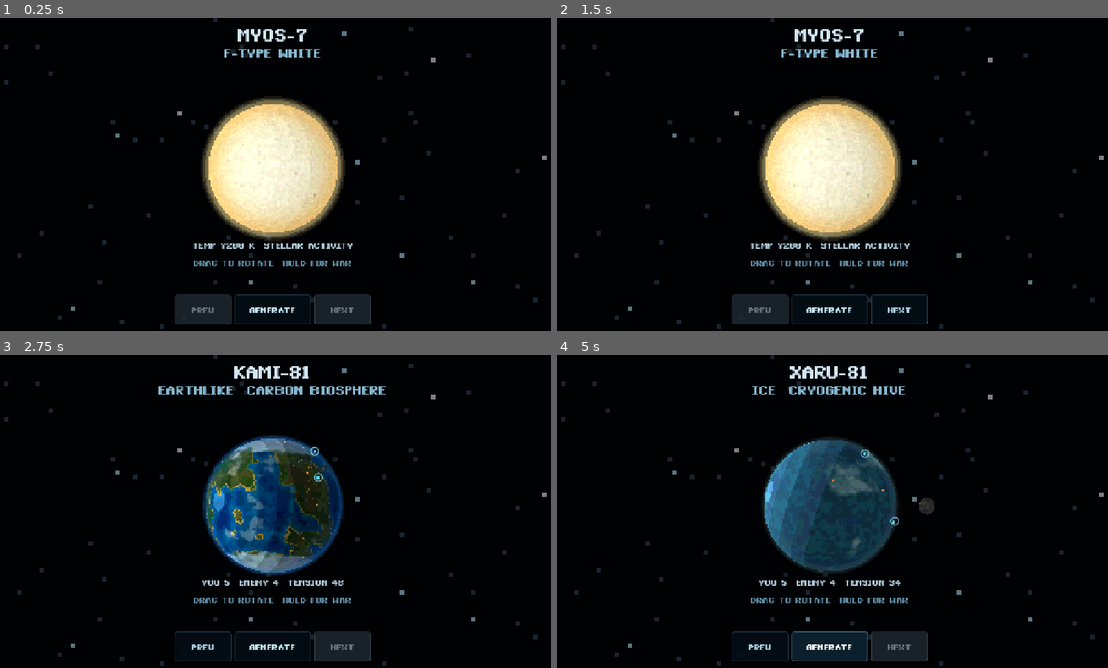
Above: before the commit, frames 1-4 (two rows, left to right).
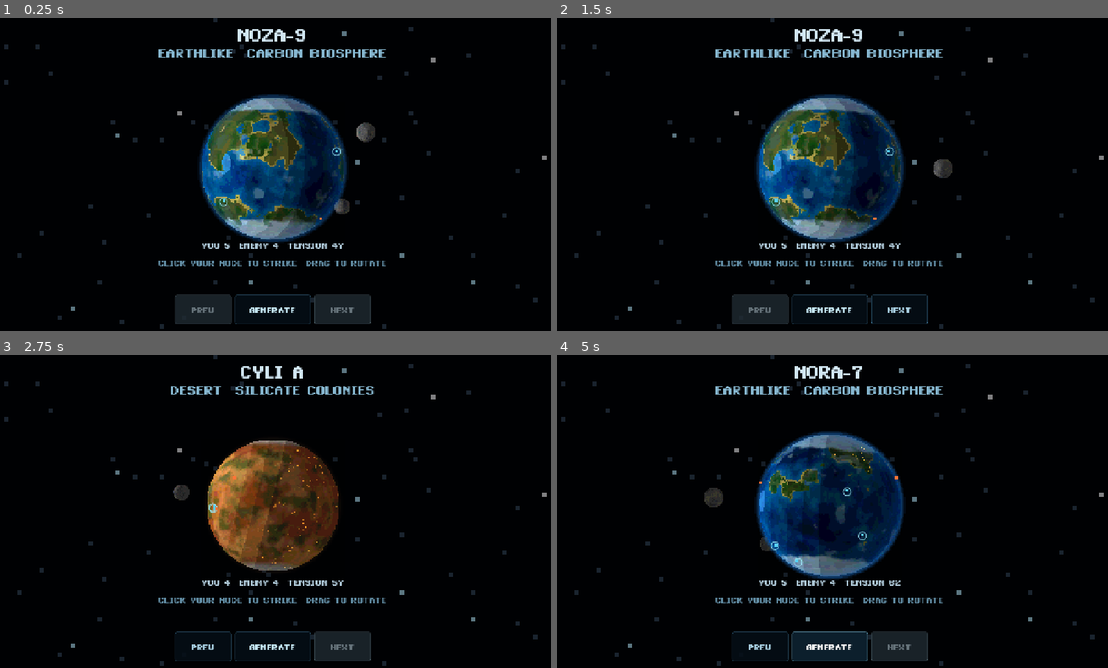
Above: after the commit, the same moments.

Repository: Tekknobot/mobile-planets
Game: Godot game, scene res://Scenes/main.tscn
Two runs of this game, one before a commit and one after it. Both use one fixed random seed, a clock stepped at 60 frames per second and the inputs below.
Inputs:
- Up to frame 1 (0.25 s): no input
- Up to frame 2 (1.5 s): click "GENERATE" at 0.5 s; click "PREV" at 1.25 s
- Up to frame 3 (2.75 s): click "NEXT" at 2 s
- Up to frame 4 (5 s): click "PREV" at 2.75 s; click "NEXT" at 3.5 s; click "GENERATE" at 4.25 s

The runs differ from the first frame. In frame 1, 12% of the frame differs, in the area x 28-71%, y 3-80%; in frame 2, 12%; in frame 3, 10%; in frame 4, 11%.

Commit message:
Refactor.

Diff:
--- a/Scenes/main.tscn
+++ b/Scenes/main.tscn
@@ -5,8 +5,7 @@
 [ext_resource type="Shader" uid="uid://d3dx2hqlhpdo4" path="res://Shaders/world_generator.gdshader" id="3_world"]
 [ext_resource type="Script" uid="uid://baw4i8ml2cpgc" path="res://Scripts/impact_burst.gd" id="4_burst"]
 [ext_resource type="Script" uid="uid://bhn22ldxa41qy" path="res://Scripts/black_hole_effect.gd" id="5_blackhole"]
-[ext_resource type="Script" path="res://Scripts/radial_menu.gd" id="6_radial"]
-[ext_resource type="Script" path="res://Scripts/war_overlay.gd" id="7_war"]
+[ext_resource type="Script" uid="uid://cbfhe5nwf6xge" path="res://Scripts/war_overlay.gd" id="7_war"]
 
 [sub_resource type="ShaderMaterial" id="ShaderMaterial_stars"]
 shader = ExtResource("2_stars")
@@ -227,7 +226,7 @@
 visible = false
 script = ExtResource("5_blackhole")
 
-[node name="WarOverlay" type="Node2D" parent="MeteorLayer"]
+[node name="WarOverlay" type="Node2D" parent="MeteorLayer" unique_id=1691379372]
 script = ExtResource("7_war")
 
 [node name="UI" type="Control" parent="." unique_id=1275494572]
@@ -285,14 +284,9 @@
 anchor_bottom = 0.805
 theme_override_colors/font_color = Color(0.38, 0.55, 0.64, 1)
 theme_override_font_sizes/font_size = 32
-text = "DRAG TO ROTATE  HOLD FOR WAR"
+text = "CLICK YOUR NODE TO STRIKE  DRAG TO ROTATE"
 horizontal_alignment = 1
 vertical_alignment = 1
-
-[node name="RadialMenu" type="Node2D" parent="UI"]
-visible = false
-z_index = 50
-script = ExtResource("6_radial")
 
 [node name="ActionControls" type="HBoxContainer" parent="UI" unique_id=1700246429]
 visible = false
@@ -423,12 +417,12 @@
 theme_override_styles/disabled = SubResource("StyleButtonDisabled")
 text = "NEXT"
 
-[node name="Tools" type="Button" parent="UI/NavControls"]
+[node name="Tools" type="Button" parent="UI/NavControls" unique_id=894703391]
 visible = false
 custom_minimum_size = Vector2(165, 58)
 layout_mode = 2
 theme_override_colors/font_color = Color(0.58, 0.88, 0.72, 1)
-theme_override_colors/font_disabled_color = Color(0.36, 0.44, 0.40, 1)
+theme_override_colors/font_disabled_color = Color(0.36, 0.44, 0.4, 1)
 theme_override_font_sizes/font_size = 32
 theme_override_styles/normal = SubResource("StyleButton")
 theme_override_styles/pressed = SubResource("StyleButtonHover")
@@ -436,7 +430,7 @@
 theme_override_styles/disabled = SubResource("StyleButtonDisabled")
 text = "TOOLS"
 
-[node name="Save" type="Button" parent="UI/NavControls"]
+[node name="Save" type="Button" parent="UI/NavControls" unique_id=1514260332]
 visible = false
 custom_minimum_size = Vector2(120, 58)
 layout_mode = 2
@@ -449,7 +443,7 @@
 theme_override_styles/disabled = SubResource("StyleButtonDisabled")
 text = "SAVE"
 
-[node name="Catalog" type="Button" parent="UI/NavControls"]
+[node name="Catalog" type="Button" parent="UI/NavControls" unique_id=226534415]
 visible = false
 custom_minimum_size = Vector2(145, 58)
 layout_mode = 2
@@ -488,7 +482,7 @@
 theme_override_styles/disabled = SubResource("StyleButtonDisabled")
 text = "ZOOM +"
 
-[node name="ToolsPanel" type="PanelContainer" parent="UI"]
+[node name="ToolsPanel" type="PanelContainer" parent="UI" unique_id=34654238]
 visible = false
 layout_mode = 1
 anchors_preset = -1
@@ -498,31 +492,31 @@
 anchor_bottom = 0.79
 theme_override_styles/panel = SubResource("StylePanel")
 
-[node name="Margin" type="MarginContainer" parent="UI/ToolsPanel"]
+[node name="Margin" type="MarginContainer" parent="UI/ToolsPanel" unique_id=2136707382]
 layout_mode = 2
 theme_override_constants/margin_left = 18
 theme_override_constants/margin_top = 16
 theme_override_constants/margin_right = 18
 theme_override_constants/margin_bottom = 16
 
-[node name="VBox" type="VBoxContainer" parent="UI/ToolsPanel/Margin"]
+[node name="VBox" type="VBoxContainer" parent="UI/ToolsPanel/Margin" unique_id=1846715049]
 layout_mode = 2
 theme_override_constants/separation = 10
 
-[node name="Title" type="Label" parent="UI/ToolsPanel/Margin/VBox"]
+[node name="Title" type="Label" parent="UI/ToolsPanel/Margin/VBox" unique_id=1744642600]
 layout_mode = 2
 theme_override_colors/font_color = Color(0.82, 0.9, 0.95, 1)
 theme_override_font_sizes/font_size = 32
 text = "INTERVENTION"
 horizontal_alignment = 1
 
-[node name="Grid" type="GridContainer" parent="UI/ToolsPanel/Margin/VBox"]
-layout_mode = 2
-columns = 2
+[node name="Grid" type="GridContainer" parent="UI/ToolsPanel/Margin/VBox" unique_id=1143343490]
+layout_mode = 2
 theme_override_constants/h_separation = 8
 theme_override_constants/v_separation = 8
-
-[node name="WaterAdd" type="Button" parent="UI/ToolsPanel/Margin/VBox/Grid"]
+columns = 2
+
+[node name="WaterAdd" type="Button" parent="UI/ToolsPanel/Margin/VBox/Grid" unique_id=525532328]
 custom_minimum_size = Vector2(185, 52)
 layout_mode = 2
 theme_override_font_sizes/font_size = 32
@@ -532,7 +526,7 @@
 theme_override_styles/disabled = SubResource("StyleButtonDisabled")
 text = "WATER +"
 
-[node name="WaterRemove" type="Button" parent="UI/ToolsPanel/Margin/VBox/Grid"]
+[node name="WaterRemove" type="Button" parent="UI/ToolsPanel/Margin/VBox/Grid" unique_id=853853847]
 custom_minimum_size = Vector2(185, 52)
 layout_mode = 2
 theme_override_font_sizes/font_size = 32
@@ -542,7 +536,7 @@
 theme_override_styles/disabled = SubResource("StyleButtonDisabled")
 text = "WATER -"
 
-[node name="AtmosAdd" type="Button" parent="UI/ToolsPanel/Margin/VBox/Grid"]
+[node name="AtmosAdd" type="Button" parent="UI/ToolsPanel/Margin/VBox/Grid" unique_id=9634297]
 custom_minimum_size = Vector2(185, 52)
 layout_mode = 2
 theme_override_font_sizes/font_size = 32
@@ -552,7 +546,7 @@
 theme_override_styles/disabled = SubResource("StyleButtonDisabled")
 text = "ATMOS +"
 
-[node name="AtmosRemove" type="Button" parent="UI/ToolsPanel/Margin/VBox/Grid"]
+[node name="AtmosRemove" type="Button" parent="UI/ToolsPanel/Margin/VBox/Grid" unique_id=997434443]
 custom_minimum_size = Vector2(185, 52)
 layout_mode = 2
 theme_override_font_sizes/font_size = 32
@@ -562,7 +556,7 @@
 theme_override_styles/disabled = SubResource("StyleButtonDisabled")
 text = "ATMOS -"
 
-[node name="SeedLife" type="Button" parent="UI/ToolsPanel/Margin/VBox/Grid"]
+[node name="SeedLife" type="Button" parent="UI/ToolsPanel/Margin/VBox/Grid" unique_id=1346978384]
 custom_minimum_size = Vector2(185, 52)
 layout_mode = 2
 theme_override_font_sizes/font_size = 32
@@ -572,7 +566,7 @@
 theme_override_styles/disabled = SubResource("StyleButtonDisabled")
 text = "SEED LIFE"
 
-[node name="Evolve" type="Button" parent="UI/ToolsPanel/Margin/VBox/Grid"]
+[node name="Evolve" type="Button" parent="UI/ToolsPanel/Margin/VBox/Grid" unique_id=569600875]
 custom_minimum_size = Vector2(185, 52)
 layout_mode = 2
 theme_override_font_sizes/font_size = 32
@@ -582,7 +576,7 @@
 theme_override_styles/disabled = SubResource("StyleButtonDisabled")
 text = "EVOLVE"
 
-[node name="Storm" type="Button" parent="UI/ToolsPanel/Margin/VBox/Grid"]
+[node name="Storm" type="Button" parent="UI/ToolsPanel/Margin/VBox/Grid" unique_id=891935749]
 custom_minimum_size = Vector2(185, 52)
 layout_mode = 2
 theme_override_font_sizes/font_size = 32
@@ -592,7 +586,7 @@
 theme_override_styles/disabled = SubResource("StyleButtonDisabled")
 text = "STORM"
 
-[node name="TimeAdvance" type="Button" parent="UI/ToolsPanel/Margin/VBox/Grid"]
+[node name="TimeAdvance" type="Button" parent="UI/ToolsPanel/Margin/VBox/Grid" unique_id=32429984]
 custom_minimum_size = Vector2(185, 52)
 layout_mode = 2
 theme_override_font_sizes/font_size = 32
@@ -602,7 +596,7 @@
 theme_override_styles/disabled = SubResource("StyleButtonDisabled")
 text = "TIME +"
 
-[node name="Flare" type="Button" parent="UI/ToolsPanel/Margin/VBox/Grid"]
+[node name="Flare" type="Button" parent="UI/ToolsPanel/Margin/VBox/Grid" unique_id=736734645]
 custom_minimum_size = Vector2(185, 52)
 layout_mode = 2
 theme_override_font_sizes/font_size = 32
@@ -612,12 +606,12 @@
 theme_override_styles/disabled = SubResource("StyleButtonDisabled")
 text = "FLARE"
 
-[node name="Spacer" type="Control" parent="UI/ToolsPanel/Margin/VBox/Grid"]
-custom_minimum_size = Vector2(185, 52)
-layout_mode = 2
-mouse_filter = 2
-
-[node name="CloseTools" type="Button" parent="UI/ToolsPanel/Margin/VBox"]
+[node name="Spacer" type="Control" parent="UI/ToolsPanel/Margin/VBox/Grid" unique_id=2118056726]
+custom_minimum_size = Vector2(185, 52)
+layout_mode = 2
+mouse_filter = 2
+
+[node name="CloseTools" type="Button" parent="UI/ToolsPanel/Margin/VBox" unique_id=2042797519]
 custom_minimum_size = Vector2(0, 52)
 layout_mode = 2
 theme_override_font_sizes/font_size = 32
--- a/Scripts/main.gd
+++ b/Scripts/main.gd
@@ -40,7 +40,6 @@
 @onready var time_button: Button = $UI/ToolsPanel/Margin/VBox/Grid/TimeAdvance
 @onready var flare_button: Button = $UI/ToolsPanel/Margin/VBox/Grid/Flare
 @onready var tools_close_button: Button = $UI/ToolsPanel/Margin/VBox/CloseTools
-@onready var radial_menu: Node2D = $UI/RadialMenu
 @onready var war_overlay: Node2D = $MeteorLayer/WarOverlay
 
 var planet_rotation := Vector2(0.45, -0.08)
@@ -66,14 +65,6 @@
 var war_launch_index := -1
 var ai_response_pending := false
 var ai_response_faction := -1
-
-var hold_pending := false
-var hold_elapsed := 0.0
-var hold_origin := Vector2.ZERO
-var hold_pointer_id := -999
-var radial_active := false
-const RADIAL_HOLD_TIME := 0.38
-const RADIAL_MOVE_THRESHOLD := 13.0
 
 var zoom_factor := 1.0
 var event_scale := 1.0
@@ -126,9 +117,7 @@
 	catalog_list.item_selected.connect(_on_catalog_item_selected)
 	if war_overlay.has_signal("strike_completed"):
 		war_overlay.connect("strike_completed", Callable(self, "_on_war_strike_completed"))
-	if radial_menu.has_method("set_menu_font"):
-		radial_menu.call("set_menu_font", $UI.theme.default_font)
-	hint_label.text = "DRAG TO ROTATE  HOLD FOR WAR"
+	hint_label.text = "CLICK YOUR NODE TO STRIKE  DRAG TO ROTATE"
 	catalog_panel.visible = false
 	tools_panel.visible = false
 	meteor.visible = false
@@ -156,8 +145,6 @@
 	var ui_theme := $UI.theme.duplicate() as Theme
 	ui_theme.default_font = loaded_font
 	$UI.theme = ui_theme
-	if radial_menu != null and radial_menu.has_method("set_menu_font"):
-		radial_menu.call("set_menu_font", loaded_font)
 
 func _find_pixel_font(directory_path: String) -> String:
 	var directory := DirAccess.open(directory_path)
@@ -194,14 +181,9 @@
 func _process(delta: float) -> void:
 	orbit_time += delta
 
-	if hold_pending and not radial_active:
-		hold_elapsed += delta
-		if hold_elapsed >= RADIAL_HOLD_TIME:
-			_open_radial_menu(hold_origin)
-
 	if blackhole_active:
 		planet_rotation.x += auto_rotation_speed * 4.0 * delta
-	elif not dragging and not meteor_target_mode and not storm_target_mode and not war_target_mode and not radial_active and not hold_pending:
+	elif not dragging and not meteor_target_mode and not storm_target_mode and not war_target_mode:
 		if rotation_velocity.length() > 0.001:
 			planet_rotation += rotation_velocity * delta
 			rotation_velocity = rotation_velocity.move_toward(Vector2.ZERO, 1.65 * delta)
@@ -219,11 +201,14 @@
 		return
 
 	if event is InputEventKey and event.pressed and event.keycode == KEY_ESCAPE:
-		if radial_active or hold_pending:
-			_cancel_radial_hold()
-			return
 		if war_target_mode:
 			_cancel_war_target(true)
+			return
+		if meteor_target_mode:
+			_cancel_meteor_target(true)
+			return
+		if storm_target_mode:
+			_cancel_storm_target(true)
 			return
 
 	if event is InputEventMouseButton and event.pressed:
@@ -265,155 +250,87 @@
 			return
 		return
 
-	# Touch: a stationary hold opens the radial menu; moving first converts the
-	# gesture into the existing planet rotation interaction.
 	if event is InputEventScreenTouch:
 		if event.pressed:
 			if _pointer_over_controls(event.position):
 				return
-			if _is_point_on_planet(event.position):
-				_begin_radial_hold(event.position, event.index)
-		elif event.index == hold_pointer_id:
-			if radial_active:
-				_finish_radial_action(event.position)
-			elif hold_pending:
-				_cancel_radial_hold()
-			elif dragging:
-				dragging = false
-				active_touch = -1
-				hint_label.text = "DRAG TO ROTATE  HOLD FOR WAR"
-		return
-
-	if event is InputEventScreenDrag and event.index == hold_pointer_id:
-		if radial_active:
-			radial_menu.call("update_pointer", event.position)
-			return
-		if hold_pending:
-			if event.position.distance_to(hold_origin) > RADIAL_MOVE_THRESHOLD:
-				hold_pending = false
+			if _try_begin_war_from_city(event.position):
+				return
+			if _is_point_on_planet(event.position) and active_touch == -1:
+				active_touch = event.index
 				dragging = true
-				active_touch = event.index
 				rotation_velocity = Vector2.ZERO
 				hint_label.text = "ROTATING"
-				_apply_drag(event.relative)
-			return
-		if dragging:
-			_apply_drag(event.relative)
-		return
-
-	# Mouse version of the same hold-versus-drag gesture.
+		elif event.index == active_touch:
+			active_touch = -1
+			dragging = false
+			hint_label.text = "CLICK YOUR NODE TO STRIKE  DRAG TO ROTATE"
+		return
+
+	if event is InputEventScreenDrag and event.index == active_touch:
+		_apply_drag(event.relative)
+		return
+
 	if event is InputEventMouseButton and event.button_index == MOUSE_BUTTON_LEFT:
 		if event.pressed:
 			if _pointer_over_controls(event.position):
 				return
+			if _try_begin_war_from_city(event.position):
+				return
 			if _is_point_on_planet(event.position):
-				_begin_radial_hold(event.position, -1)
+				dragging = true
+				rotation_velocity = Vector2.ZERO
+				last_mouse_pos = event.position
+				hint_label.text = "ROTATING"
 		else:
-			if radial_active:
-				_finish_radial_action(event.position)
-			elif hold_pending:
-				_cancel_radial_hold()
-			elif dragging:
+			if dragging:
 				dragging = false
-				hint_label.text = "DRAG TO ROTATE  HOLD FOR WAR"
-		return
-
-	if event is InputEventMouseMotion:
-		if radial_active:
-			radial_menu.call("update_pointer", event.position)
-			return
-		if hold_pending and Input.is_mouse_button_pressed(MOUSE_BUTTON_LEFT):
-			if event.position.distance_to(hold_origin) > RADIAL_MOVE_THRESHOLD:
-				hold_pending = false
-				dragging = true
-				last_mouse_pos = event.position
-				rotation_velocity = Vector2.ZERO
-				hint_label.text = "ROTATING"
-				_apply_drag(event.relative)
-			return
-		if dragging and Input.is_mouse_button_pressed(MOUSE_BUTTON_LEFT):
-			_apply_drag(event.relative)
-
-func _begin_radial_hold(position: Vector2, pointer_id: int) -> void:
-	if current_entry.is_empty() or meteor_active or blackhole_active or war_strike_active:
-		return
-	hold_pending = true
-	hold_elapsed = 0.0
-	hold_origin = position
-	hold_pointer_id = pointer_id
+				hint_label.text = "CLICK YOUR NODE TO STRIKE  DRAG TO ROTATE"
+		return
+
+	if event is InputEventMouseMotion and dragging and Input.is_mouse_button_pressed(MOUSE_BUTTON_LEFT):
+		var drag_delta = event.position - last_mouse_pos
+		last_mouse_pos = event.position
+		_apply_drag(drag_delta)
+
+func _try_begin_war_from_city(screen_position: Vector2) -> bool:
+	if not _is_current_world() or blackhole_active or meteor_active or war_strike_active:
+		return false
+	_ensure_war_state(current_entry)
+	if not war_overlay.has_method("pick_city"):
+		return false
+	var city_index := int(war_overlay.call("pick_city", screen_position))
+	if city_index < 0:
+		return false
+	var cities: Array = current_entry.get("cities", [])
+	if city_index >= cities.size():
+		return false
+	var source: Dictionary = cities[city_index]
+	if float(source.get("damage", 0.0)) >= 0.98:
+		return true
+	if int(source.get("faction", -1)) != 0:
+		hint_label.text = "CLICK ONE OF YOUR CYAN NODES"
+		return true
+
+	var enemy_alive := 0
+	for city_value in cities:
+		var city: Dictionary = city_value
+		if int(city.get("faction", -1)) > 0 and float(city.get("damage", 0.0)) < 0.98:
+			enemy_alive += 1
+	if enemy_alive <= 0:
+		hint_label.text = "PLANET PACIFIED"
+		return true
+
+	war_target_mode = true
+	war_launch_index = city_index
 	dragging = false
-	active_touch = pointer_id
+	active_touch = -1
 	rotation_velocity = Vector2.ZERO
-	hint_label.text = "HOLD FOR WAR"
-
-func _cancel_radial_hold() -> void:
-	hold_pending = false
-	hold_elapsed = 0.0
-	radial_active = false
-	hold_pointer_id = -999
-	active_touch = -1
-	if radial_menu.has_method("hide_menu"):
-		radial_menu.call("hide_menu")
-	if not war_target_mode and not meteor_target_mode and not storm_target_mode:
-		hint_label.text = "DRAG TO ROTATE  HOLD FOR WAR"
-
-func _open_radial_menu(position: Vector2) -> void:
-	if not hold_pending or current_entry.is_empty():
-		return
-	hold_pending = false
-	radial_active = true
-	dragging = false
-	rotation_velocity = Vector2.ZERO
-	var viewport_size := get_viewport_rect().size
-	var center := Vector2(clamp(position.x, 150.0, viewport_size.x - 150.0), clamp(position.y, 150.0, viewport_size.y - 150.0))
-	if radial_menu.has_method("open_menu"):
-		radial_menu.call("open_menu", center, _radial_actions())
-	hint_label.text = "DRAG TO ACTION  RELEASE TO SELECT"
-
-func _finish_radial_action(position: Vector2) -> void:
-	if not radial_active:
-		return
-	var action := ""
-	if radial_menu.has_method("finish"):
-		action = str(radial_menu.call("finish", position))
-	radial_active = false
-	hold_pointer_id = -999
-	active_touch = -1
-	if action.is_empty():
-		hint_label.text = "DRAG TO ROTATE  HOLD FOR WAR"
-		return
-	_execute_radial_action(action)
-
-func _radial_actions() -> Array[Dictionary]:
-	if current_entry.get("kind", "world") == "star":
-		return [
-			{"id":"flare", "label":"FLARE", "enabled":true},
-			{"id":"blackhole", "label":"BLACK HOLE", "enabled":true}
-		]
-	return [
-		{"id":"war", "label":"WAR", "enabled":true},
-		{"id":"meteor", "label":"METEOR", "enabled":true},
-		{"id":"storm", "label":"STORM", "enabled":true},
-		{"id":"blackhole", "label":"BLACK HOLE", "enabled":true}
-	]
-
-func _execute_radial_action(action: String) -> void:
-	match action:
-		"freeze": _freeze_current()
-		"heat": _heat_current()
-		"water": _adjust_water(0.12)
-		"atmos": _adjust_atmosphere(0.12)
-		"life":
-			if float(current_entry.get("life_level", 0.0)) < 0.05:
-				_seed_life()
-			else:
-				_evolve_world()
-		"time": _advance_time()
-		"storm": _trigger_storm()
-		"meteor": _trigger_meteor()
-		"war": _trigger_war()
-		"flare": _trigger_flare()
-		"blackhole": _trigger_blackhole()
+	_set_event_controls_disabled(true, true)
+	if war_overlay.has_method("set_war_mode"):
+		war_overlay.call("set_war_mode", true, war_launch_index)
+	hint_label.text = "SELECT ENEMY TARGET  TENSION %d" % int(current_entry.get("tension", 0))
+	return true
 
 func _is_point_on_planet(screen_position: Vector2) -> bool:
 	if current_entry.is_empty():
@@ -727,7 +644,6 @@
 	_update_rotation_uniforms()
 
 func _generate_new() -> void:
-	_cancel_radial_hold()
 	_cancel_war_target(false)
 	_cancel_meteor_target(false)
 	tools_panel.visible = false
@@ -739,7 +655,6 @@
 	_apply_entry(entry)
 
 func _show_previous() -> void:
-	_cancel_radial_hold()
 	_cancel_war_target(false)
 	_cancel_meteor_target(false)
 	tools_panel.visible = false
@@ -748,7 +663,6 @@
 		_apply_entry(discoveries[current_index])
 
 func _show_next() -> void:
-	_cancel_radial_hold()
 	_cancel_war_target(false)
 	_cancel_meteor_target(false)
 	tools_panel.visible = false
@@ -1139,7 +1053,7 @@
 		_update_catalog_list()
 		hint_label.text = "CATALOG OPEN"
 	else:
-		hint_label.text = "DRAG TO ROTATE"
+		hint_label.text = "CLICK YOUR NODE TO STRIKE  DRAG TO ROTATE"
 
 func _toggle_tools_panel() -> void:
 	if meteor_target_mode or storm_target_mode or meteor_active or blackhole_active or current_entry.is_empty():
@@ -1150,7 +1064,7 @@
 		_update_tools_buttons()
 		hint_label.text = "INTERVENTION TOOLS"
 	else:
-		hint_label.text = "DRAG TO ROTATE"
+		hint_label.text = "CLICK YOUR NODE TO STRIKE  DRAG TO ROTATE"
 
 func _adjust_water(amount: float) -> void:
 	if not _is_current_world():
@@ -1260,6 +1174,15 @@
 	_set_event_controls_disabled(true, true)
 	hint_label.text = "TAP PLANET FOR STORM"
 
+func _cancel_storm_target(show_hint: bool) -> void:
+	if not storm_target_mode:
+		return
+	storm_target_mode = false
+	_set_event_controls_disabled(false, false)
+	_update_buttons()
+	if show_hint:
+		hint_label.text = "STORM TARGETING CANCELED"
+
 func _attempt_storm_target(screen_position: Vector2) -> void:
 	var local_position: Vector2 = planet.get_global_transform().affine_inverse() * screen_position
 	var center := planet.size * 0.5
@@ -1569,7 +1492,6 @@
 	war_launch_index = -1
 	ai_response_pending = false
 	ai_response_faction = -1
-	_cancel_radial_hold()
 	current_entry = entry.duplicate(true)
 	_ensure_entry_state(current_entry)
 	_commit_current_entry()
@@ -1688,32 +1610,6 @@
 func _build_random_entry() -> Dictionary:
 	var seed_value := rng.randi_range(1000, 999999)
 	var light_dir := Vector3(rng.randf_range(-0.75, -0.25), rng.randf_range(-0.35, 0.25), rng.randf_range(0.55, 0.92)).normalized()
-	var roll := rng.randi_range(0, 99)
-	var is_star := roll < 18
-	if is_star:
-		var class_index := rng.randi_range(0, STAR_CLASSES.size() - 1)
-		var palette := _star_palette(class_index)
-		var star_temp = [3200, 4500, 5800, 7200, 9400][class_index]
-		return {
-			"kind": "star",
-			"seed": float(seed_value),
-			"title": _make_name(true),
-			"subtitle": STAR_CLASSES[class_index],
-			"core_color": palette[0],
-			"mid_color": palette[1],
-			"edge_color": palette[2],
-			"glow_color": palette[3],
-			"radius": rng.randf_range(0.72, 0.82),
-			"pixel_resolution": 128.0,
-			"rotation_speed": rng.randf_range(0.05, 0.10),
-			"base_temperature": star_temp,
-			"temperature_text": "%d K" % star_temp,
-			"water": -1,
-			"habitability": 0,
-			"flare_angle": rng.randf_range(-PI, PI),
-			"light_dir": light_dir
-		}
-
 	var world_index := _weighted_world_type()
 	var moon_count := rng.randi_range(1, 2) if world_index == 3 else rng.randi_range(0, 2)
 	var atmosphere := "UNKNOWN"
